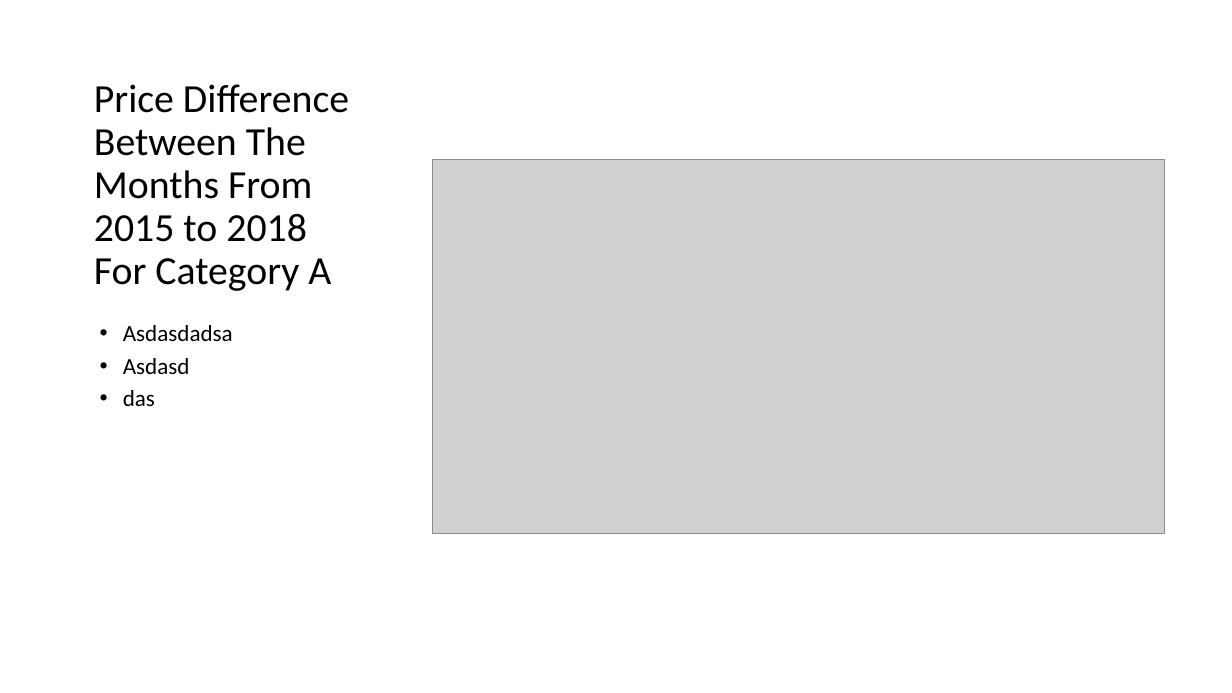
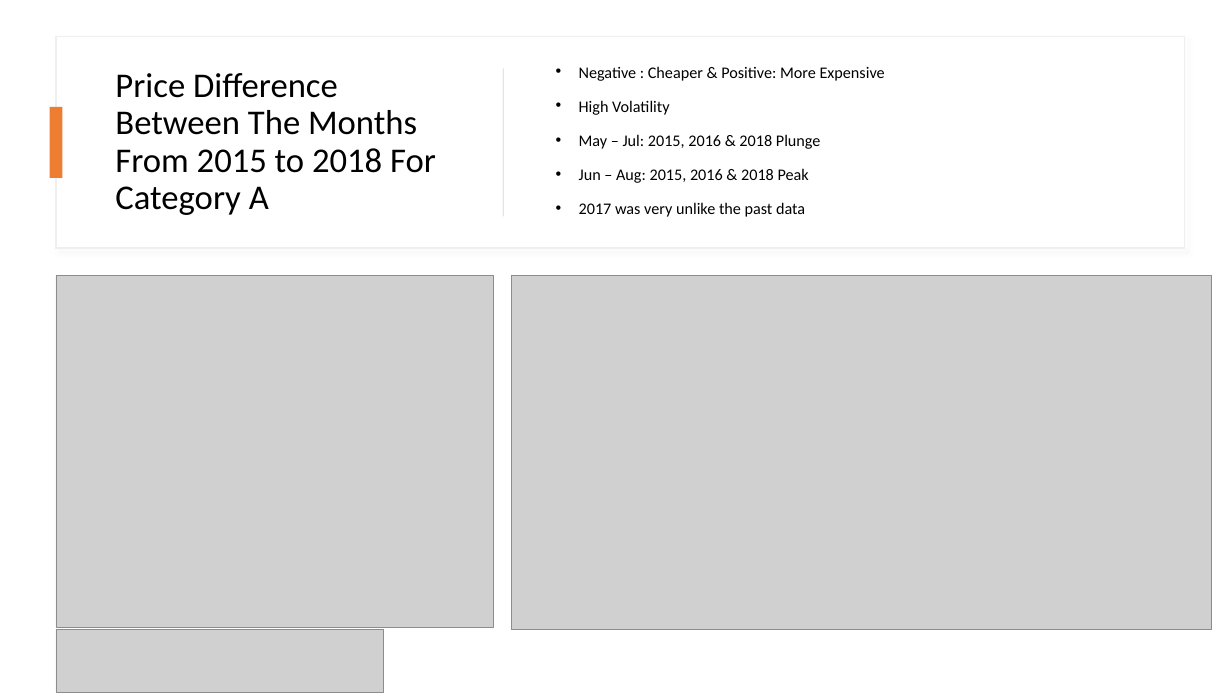
Before and after one commit to jurgen-tan-git/PDS-Assignments, a slide deck: slide 5 of JurgenTan_CA1.pptx (slide 2 before the commit). Drawn at 1232x693 pixels with LibreOffice and Linux fonts; fonts in the diff are those of the drawing; grey boxes stand for pictures. Boxes give left, top, right and bottom in pixels: in the first picture for what was removed or moved away, otherwise in the second. Text is boxed around its words. In the diff, an @@ line names an element or a change of style, - is before the commit and + after.

```diff
--- a/JurgenTan_CA1.pptx
+++ b/JurgenTan_CA1.pptx
@@ rectangle added at <box>56,37,1185,248</box>, fill #FFFFFF, outline #EFEFEF 1 pt @@
@@ title "Price Difference Between The Months ...": place and size @@
-title "Price Difference Between The Months ..." at <box>94,84,349,291</box>
+title "Price Difference Between The Months ..." at <box>115,73,436,215</box>
@@ title "Price Difference Between The Months ..." at <box>115,73,436,215</box>: size 31 to 27 pt; vertical alignment bottom to middle @@
@@ rectangle added at <box>503,69,504,217</box>, fill #D5D5D5 @@
@@ text added at <box>579,66,885,217</box>, 12.6 pt, text #000000 @@
+• Negative : Cheaper & Positive: More Expensive
+• High Volatility
+• May – Jul: 2015, 2016 & 2018 Plunge
+• Jun – Aug: 2015, 2016 & 2018 Peak
+• 2017 was very unlike the past data
@@ rectangle added at <box>50,107,63,178</box>, fill #ED7D31 @@
@@ picture removed at <box>433,160,1165,533</box> @@
@@ picture added at <box>56,275,494,628</box> @@
@@ picture added at <box>511,275,1212,629</box> @@
@@ text removed at <box>123,325,233,406</box> @@
-• Asdasdadsa
-• Asdasd
-• das
@@ picture added at <box>56,630,384,693</box> @@
```
Also in this commit, not shown: 5 other slides changed, 4 slides added, 4 other files.
